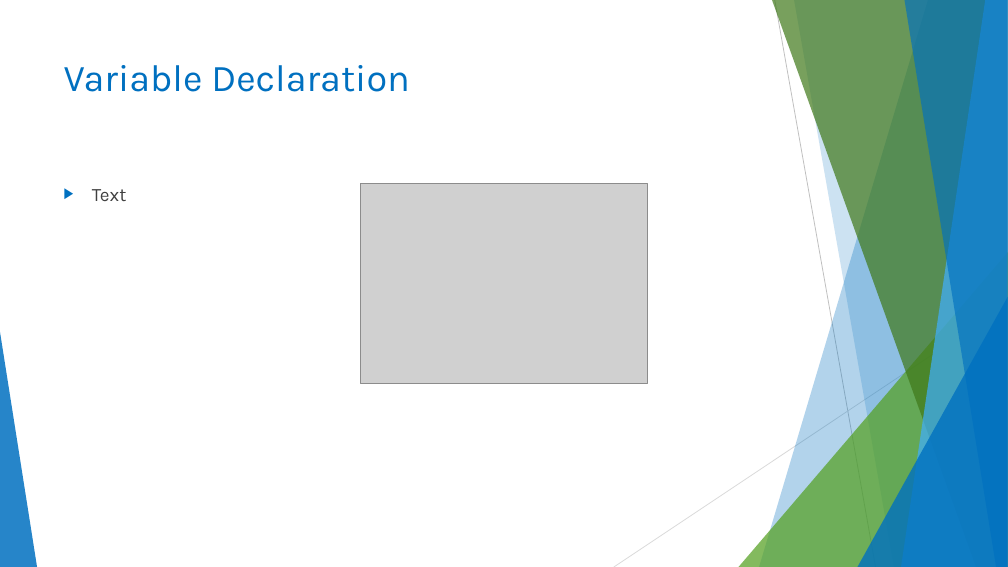
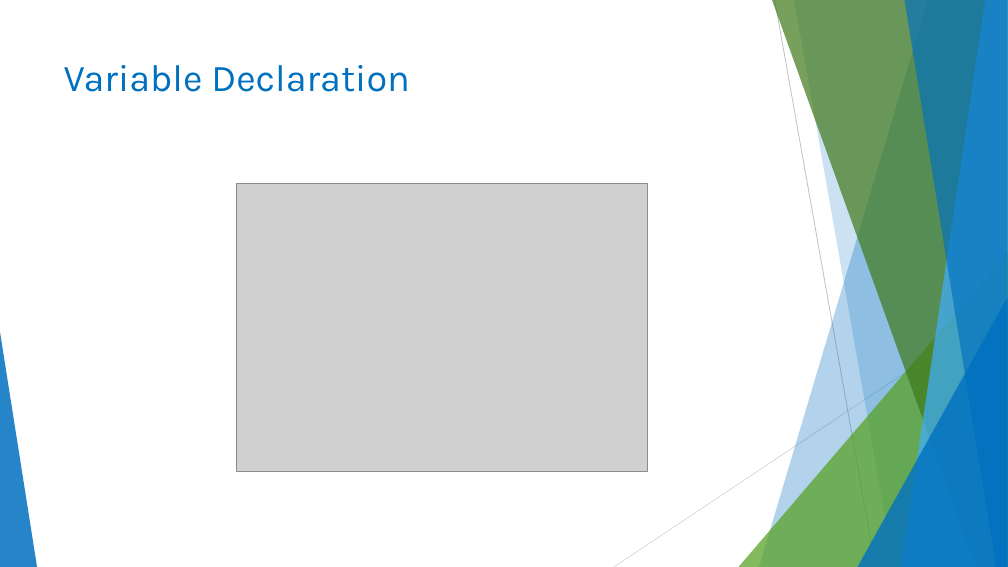
Before and after one commit to dariorthan/ESP32_NetworkFaultTester, a slide deck: slide 8 of CodeDoku/NetworkFaultTester_CodeOverview.pptx (slide 5 before the commit). Drawn at 1008x567 pixels with LibreOffice and Linux fonts; fonts in the diff are those of the drawing; grey boxes stand for pictures. Boxes give left, top, right and bottom in pixels: in the first picture for what was removed or moved away, otherwise in the second. Text is boxed around its words. In the diff, an @@ line names an element or a change of style, - is before the commit and + after.

```diff
--- a/CodeDoku/NetworkFaultTester_CodeOverview.pptx
+++ b/CodeDoku/NetworkFaultTester_CodeOverview.pptx
@@ text removed at [92,189,126,201] @@
-▶ Text
@@ picture: place and size @@
-picture at [361,183,647,384]
+picture at [236,183,647,471]
```
Also in this commit, not shown: 7 other slides changed, 3 slides added, 1 slide removed.
